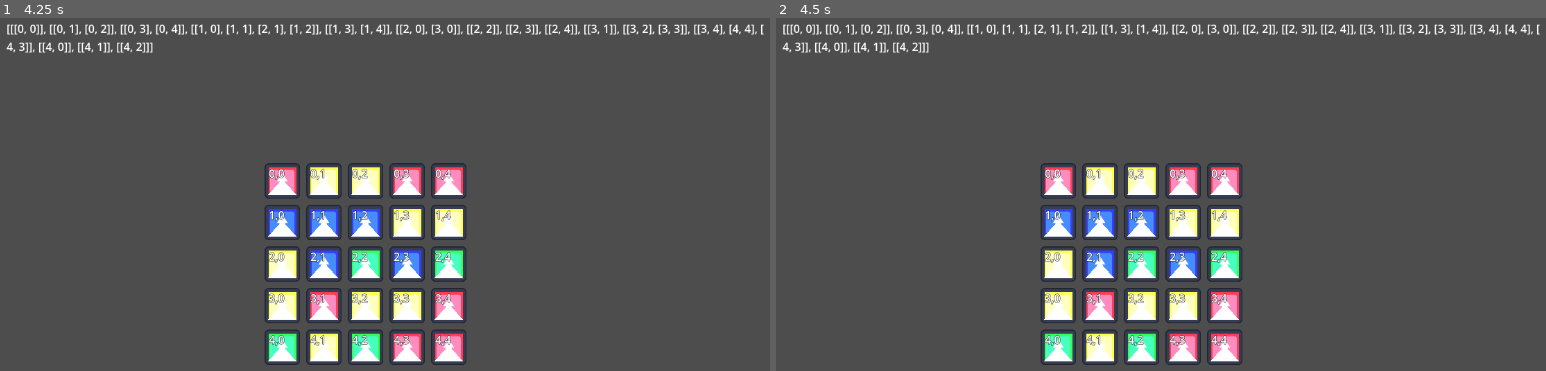
Above: before the commit, frames 1-2 (left to right).
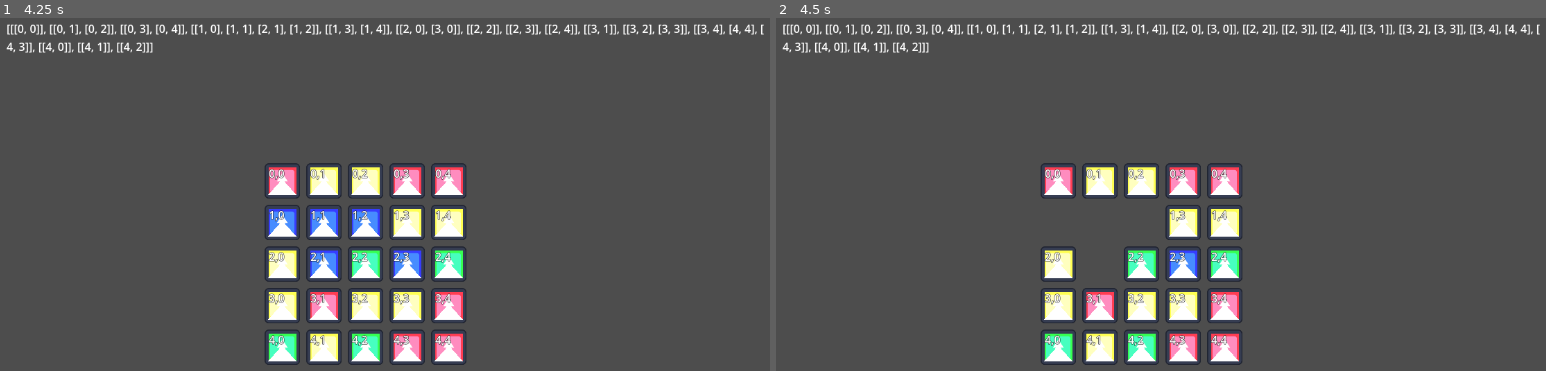
Above: after the commit, the same moments.

Repository: GandalfDG/slop-farmer-extension
Game: Godot game, scene res://game_window.tscn
The game is run twice, just before and just after one commit, with the same random seed, the same clock (stepped at 60 frames per second) and the same inputs. The engine's default icon, where the game draws it, is replaced by a stand-in: a white triangle on a blue panel in a dark square.
Inputs (mouse positions are in pixels of both pictures, inside the frame that each line leads up to):
- Up to frame 1 (4.25 s): tap Enter at 0.5, 2, 3.5 s; move the mouse to (284, 180) at 0.52 s; click (284, 180) at 0.6 s; tap Space at 1.25, 2.75 s; move the mouse to (323, 180) at 1.27 s; click (323, 180) at 1.35 s; move the mouse to (369, 180) at 2.02 s; click (369, 180) at 2.1 s; move the mouse to (408, 180) at 2.77 s; click (408, 180) at 2.85 s; move the mouse to (446, 180) at 3.52 s; click (446, 180) at 3.6 s
- Up to frame 2 (4.5 s): tap Space at 4.25 s; move the mouse to (1060, 222) at 4.27 s; click (1060, 222) at 4.35 s

Frame 1 is identical in both runs. In frame 2, 1.4% of the frame differs, in the area x 34-50%, y 52-75%.

Commit message:
click group to remove

Diff:
--- a/grid.gd
+++ b/grid.gd
@@ -33,13 +33,20 @@
 	pass
 
 func _on_token_clicked(token_coord):
-	print(str(token_coord) + ", " + str(get_group_of_token(token_coord)))
-
-func highlight_group(group: Array):
+	var group = get_group_of_token(token_coord)
 	if group.size() >= min_group_size:
 		for coord in group:
 			var current_token = grid[coord[0]][coord[1]] as Token
 			current_token.queue_free()
+			grid[coord[0]][coord[1]] = null # do I actually want a null value or should there be some other placeholder?
+
+		update_grid()
+
+func highlight_group(group: Array):
+	pass
+
+func update_grid():
+	pass
 
 func populate_grid():
 	pass
